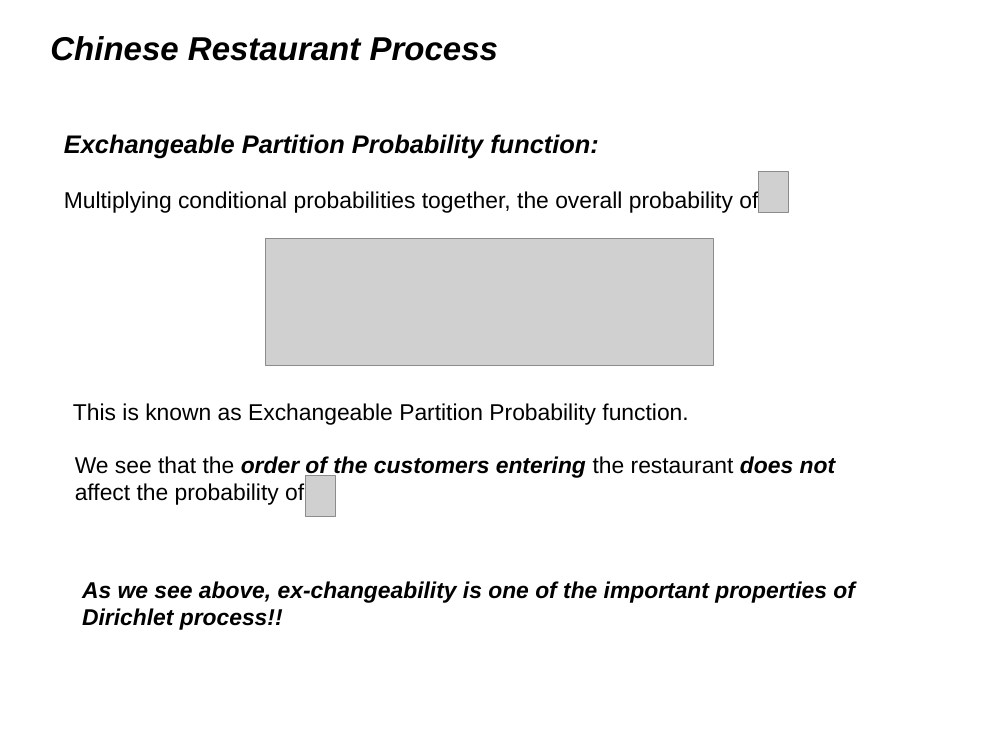
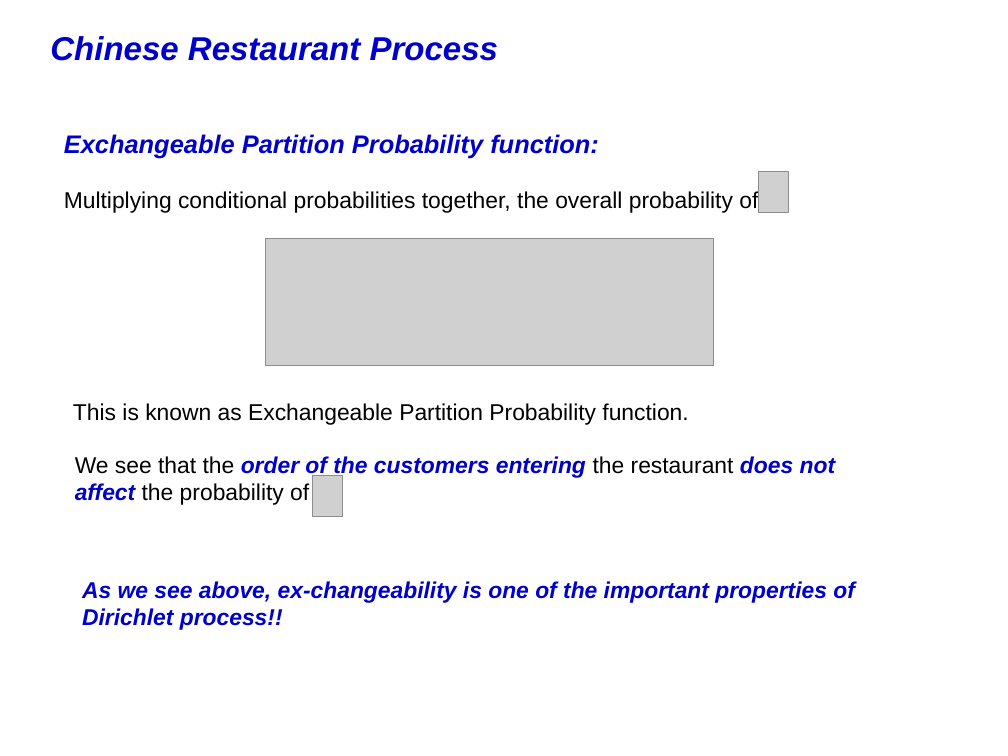
Before and after one commit to afcarl/Dirichlet_Processes, a slide deck: slide 24 of version_2.odp. Drawn at 1008x756 pixels with LibreOffice and Linux fonts; fonts in the diff are those of the drawing; grey boxes stand for pictures. Boxes give left, top, right and bottom in pixels: in the first picture for what was removed or moved away, otherwise in the second. Text is boxed around its words. In the diff, an @@ line names an element or a change of style, - is before the commit and + after.

```diff
--- a/version_2.odp
+++ b/version_2.odp
@@ title "Chinese Restaurant Process" at box(50, 36, 498, 61): text colour #000000 to #0000CC @@
@@ text at box(64, 134, 599, 159): text colour #000000 to #0000CC in "Exchangeable Partition Probability function:" @@
@@ text "We see that the order ..." at box(75, 456, 835, 505): text colour #000000 to #0000CC in "order of the customers entering does not ..."; bold on, italic on in "affect" @@
@@ picture: place and size @@
-picture at box(306, 476, 335, 517)
+picture at box(313, 476, 342, 517)
@@ text "As we see above, ex-changeability ..." at box(82, 581, 855, 630): text colour #000000 to #0000CC @@
```
Also in this commit, not shown: 9 other slides changed, 2 slides added.
